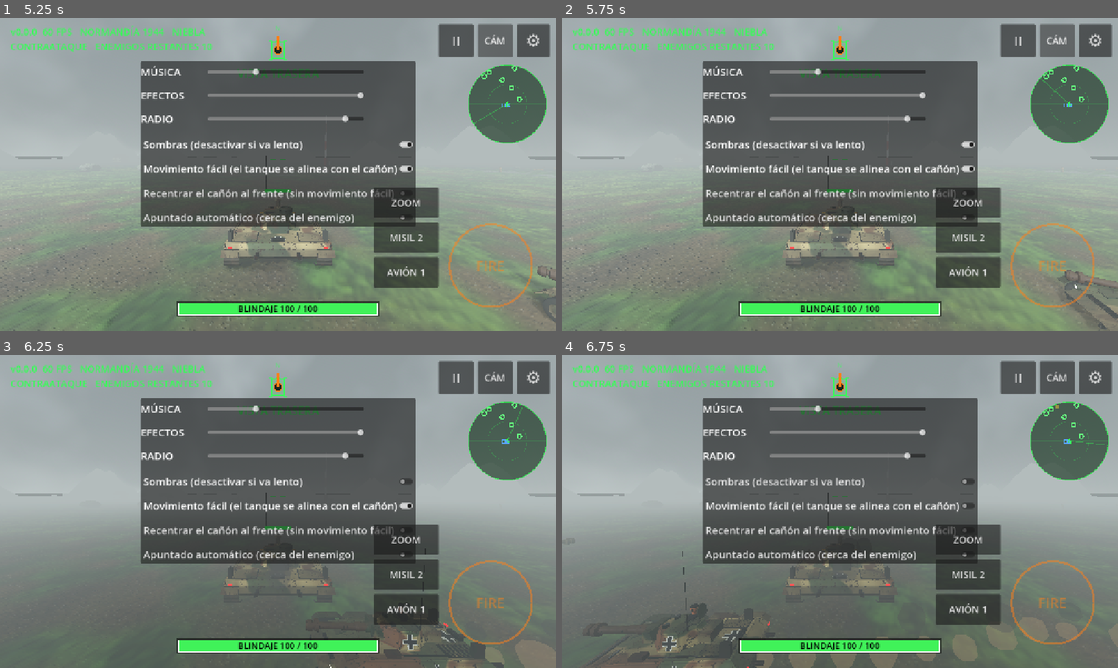
Above: before the commit, frames 1-4 (two rows, left to right).
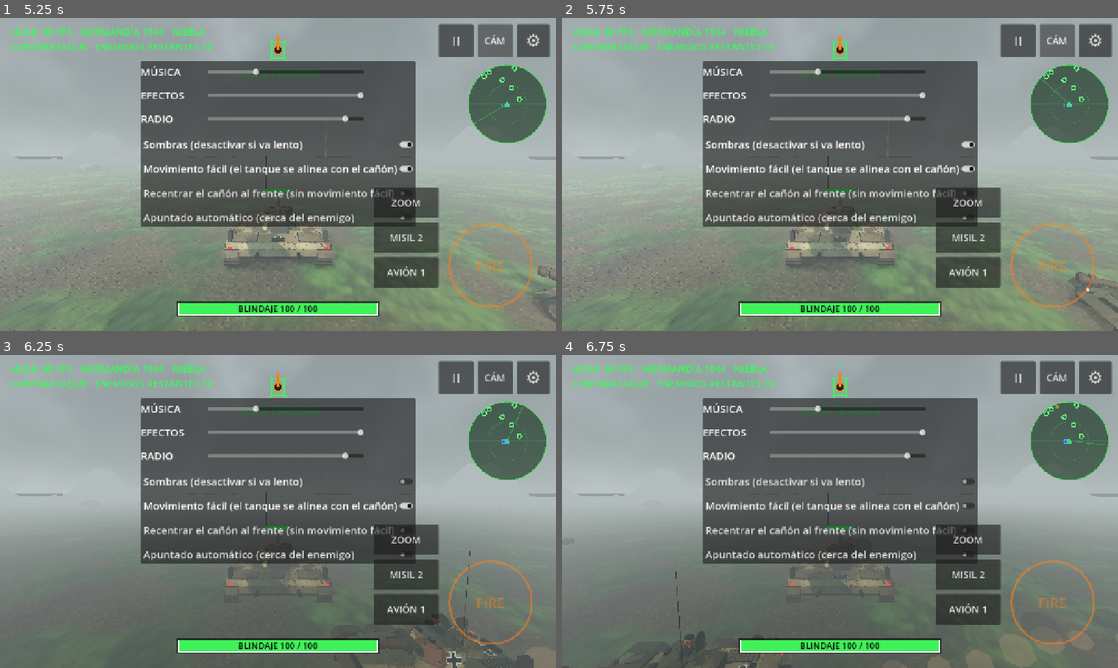
Above: after the commit, the same moments.

Repository: pabloprietorecio-afk/Tank-Ahead
Game: Godot game, scene res://levels/main_menu.tscn
Same seed, same stepped clock (60 frames per second), same inputs: the game is played once before the commit and once after it. Sound files missing from this copy of the repository are replaced by a short silence.
Inputs:
- Up to frame 1 (5.25 s): click "HISTORIA — campañas con misio…" at 0.5 s; click "ALEMANIA — Wehrmacht" at 1.25 s; click "NORMANDÍA 1944 · tu tanque: P…" at 2 s; click "1. CONTRAATAQUE · NORMANDÍA 1…" at 2.75 s; click "▶ COMENZAR" at 3.5 s; click "⚙" at 4.25 s; click "CÁM" at 5 s
- Up to frame 2 (5.75 s): no input
- Up to frame 3 (6.25 s): click "Sombras (desactivar si va len…" at 5.75 s
- Up to frame 4 (6.75 s): click "Movimiento fácil (el tanque s…" at 6.5 s

Frame 1 is identical in both runs. In frame 2, 0.5% of the frame differs, in the area x 89-100%, y 80-100%; in frame 3, 1.7%; in frame 4, 3.0%, in the area x 0-100%, y 62-100%.

Commit message:
IA aliada: rutas sobre un mapa de celdas (NavGrid) en lugar de rodeos improvisados
Co-Authored-By: Claude Fable 5.2 <noreply@anthropic.com>
Claude-Session: https://claude.ai/code/session_01Fzr3mYWBwrxGjaMyEjPYCm

Diff:
--- /dev/null
+++ b/core/components/nav_grid.gd
@@ -0,0 +1,119 @@
+class_name NavGrid
+extends Node3D
+## Mapa del campo de batalla en celdas libres u ocupadas, para que los tanques de la máquina
+## calculen rutas que rodean edificios, setos, colinas y recintos cerrados (AStarGrid2D).
+## Se rellena preguntando a la física qué hay en cada celda y se repasa sin parar, unas pocas
+## filas por fotograma, así que lo que se destruye deja de estorbar al cabo de unos segundos.
+## Los tanques no cuentan como obstáculo aquí: de esquivarlos se ocupa AIBrain.
+
+const HALF: float = 200.0
+const CELL: float = 4.0
+const SIZE: int = 100
+## Holgura alrededor de cada celda: un obstáculo a menos de esta distancia la da por ocupada.
+const MARGIN: float = 1.8
+const WORLD_MASK: int = 1
+
+## Ya se ha recorrido el mapa entero al menos una vez.
+var ready_once: bool = false
+
+var _astar := AStarGrid2D.new()
+var _shape := BoxShape3D.new()
+var _query := PhysicsShapeQueryParameters3D.new()
+var _row: int = 0
+var _tick: int = 0
+
+
+## El mapa de un escenario (lo crea la primera vez que se pide).
+static func of(world: Node) -> NavGrid:
+	var grid: NavGrid = world.get_node_or_null("NavGrid") as NavGrid
+	if grid == null:
+		grid = NavGrid.new()
+		grid.name = "NavGrid"
+		world.add_child(grid)
+	return grid
+
+
+func _init() -> void:
+	_astar.region = Rect2i(0, 0, SIZE, SIZE)
+	_astar.cell_size = Vector2(CELL, CELL)
+	_astar.diagonal_mode = AStarGrid2D.DIAGONAL_MODE_ONLY_IF_NO_OBSTACLES
+	_astar.default_compute_heuristic = AStarGrid2D.HEURISTIC_OCTILE
+	_astar.default_estimate_heuristic = AStarGrid2D.HEURISTIC_OCTILE
+	_astar.update()
+	_shape.size = Vector3(CELL + MARGIN * 2.0, 1.2, CELL + MARGIN * 2.0)
+	_query.shape = _shape
+	_query.collision_mask = WORLD_MASK
+
+
+func _physics_process(_delta: float) -> void:
+	# Primera pasada rápida (medio segundo); después, una fila cada dos fotogramas.
+	var rows: int = 4
+	if ready_once:
+		_tick += 1
+		rows = 1 if _tick % 2 == 0 else 0
+	var space: PhysicsDirectSpaceState3D = get_world_3d().direct_space_state
+	for i in rows:
+		_scan_row(space, _row)
+		_row += 1
+		if _row >= SIZE:
+			_row = 0
+			ready_once = true
+
+
+func _scan_row(space: PhysicsDirectSpaceState3D, row: int) -> void:
+	for column in SIZE:
+		# La caja va de 0,4 a 1,6 m de altura: no toca el suelo y sí todo lo que frena a un tanque.
+		_query.transform = Transform3D(Basis(), cell_center(Vector2i(column, row)) + Vector3.UP)
+		var solid: bool = false
+		for hit in space.intersect_shape(_query, 6):
+			var collider: Object = hit["collider"]
+			if collider is Destructible and (collider as Destructible).crushable:
+				continue
+			solid = true
+			break
+		_astar.set_point_solid(Vector2i(column, row), solid)
+
+
+func cell_of(point: Vector3) -> Vector2i:
+	return Vector2i(clampi(floori((point.x + HALF) / CELL), 0, SIZE - 1), clampi(floori((point.z + HALF) / CELL), 0, SIZE - 1))
+
+
+func cell_center(cell: Vector2i) -> Vector3:
+	return Vector3(-HALF + (cell.x + 0.5) * CELL, 0.0, -HALF + (cell.y + 0.5) * CELL)
+
+
+## Ruta de `from` a `to` como puntos del mundo; el último es el propio destino. Vacía si no
+## hay paso. Si un extremo cae en una celda ocupada se usa la celda libre más cercana.
+func find_path(from: Vector3, to: Vector3) -> PackedVector3Array:
+	var path := PackedVector3Array()
+	var start: Vector2i = _nearest_free(cell_of(from))
+	var goal: Vector2i = _nearest_free(cell_of(to))
+	if start.x < 0 or goal.x < 0:
+		return path
+	for cell: Vector2i in _astar.get_id_path(start, goal):
+		path.append(cell_center(cell))
+	if not path.is_empty():
+		path.append(Vector3(to.x, 0.0, to.z))
+	return path
+
+
+func _nearest_free(cell: Vector2i) -> Vector2i:
+	if not _astar.is_point_solid(cell):
+		return cell
+	var best := Vector2i(-1, -1)
+	var best_distance: int = 999999
+	for radius in range(1, 7):
+		for dx in range(-radius, radius + 1):
+			for dy in range(-radius, radius + 1):
+				if maxi(absi(dx), absi(dy)) != radius:
+					continue
+				var other := cell + Vector2i(dx, dy)
+				if other.x < 0 or other.y < 0 or other.x >= SIZE or other.y >= SIZE or _astar.is_point_solid(other):
+					continue
+				var distance: int = dx * dx + dy * dy
+				if distance < best_distance:
+					best_distance = distance
+					best = other
+		if best.x >= 0:
+			return best
+	return best
--- a/entities/enemies/ai/ai_brain.gd
+++ b/entities/enemies/ai/ai_brain.gd
@@ -20,29 +20,33 @@
 ## Distancia a la que se queda del objetivo al llegar (defensores: patrullan alrededor).
 var objective_radius: float = 6.0
 
-## Navegación con rodeo de obstáculos (la usan los tanques del bando del jugador): palpa el
-## terreno en abanico, toma el rumbo libre más cercano al destino, bordea el obstáculo siempre
-## por el mismo lado y, si aun así se queda clavado, da marcha atrás y prueba por el otro.
+## Navegación con rodeo de obstáculos (la usan los tanques del bando del jugador). Dos capas:
+## una ruta sobre el mapa de celdas (NavGrid), que evita edificios, setos, colinas y callejones
+## sin salida; y, para seguirla, un abanico de rayos que esquiva lo que el mapa no ve (otros
+## tanques, restos, esquinas). Si aun así se queda clavado, da marcha atrás y recalcula.
 var smart_nav: bool = false
 
 const NAV_INTERVAL: float = 0.12
 const NAV_REACH: float = 14.0
-## Desvíos que se prueban respecto al rumbo directo (radianes; positivo = izquierda).
+## Desvíos que se prueban respecto al rumbo deseado (radianes; positivo = izquierda).
 const NAV_ANGLES: Array[float] = [0.4, -0.4, 0.8, -0.8, 1.2, -1.2, 1.65, -1.65, 2.2, -2.2]
 const NAV_SIDE_PENALTY: float = 1.5
+const PATH_INTERVAL: float = 2.5
 const STUCK_CHECK: float = 1.2
 const STUCK_DISTANCE: float = 0.7
 
 var _avoid_sign: float = 1.0
 var _avoid_timer: float = 0.0
 var _retarget_timer: float = 0.0
+var _grid: NavGrid
+var _path := PackedVector3Array()
+var _path_index: int = 0
+var _path_goal: Vector3 = Vector3.INF
+var _path_timer: float = 0.0
 var _nav_timer: float = 0.0
 var _nav_heading: Vector3 = Vector3.ZERO
-## Rumbo directo al destino real (sin contar rodeos).
-var _nav_goal_dir: Vector3 = Vector3.ZERO
 var _nav_blocked: bool = false
-var _nav_blocked_time: float = 0.0
-## Lado por el que está rodeando: +1 izquierda, -1 derecha, 0 ninguno.
+## Lado por el que está esquivando: +1 izquierda, -1 derecha, 0 ninguno.
 var _nav_side: float = 0.0
 var _nav_side_time: float = 0.0
 var _nav_driving: bool = false
@@ -53,8 +57,6 @@
 var _stuck_calm: float = 0.0
 var _reverse_time: float = 0.0
 var _reverse_turn: float = 0.0
-var _detour: Vector3 = Vector3.INF
-var _detour_time: float = 0.0
 ## Veces que ha tenido que desatascarse (para pruebas).
 var unstuck_total: int = 0
 
@@ -210,8 +212,8 @@
 ## queriendo avanzar, ya encarado a su rumbo, y apenas se ha movido del sitio.
 func _nav_tick(delta: float) -> void:
 	_nav_timer -= delta
+	_path_timer -= delta
 	_nav_side_time = maxf(_nav_side_time - delta, 0.0)
-	_detour_time = maxf(_detour_time - delta, 0.0)
 	if _nav_side_time <= 0.0 and not _nav_blocked:
 		_nav_side = 0.0
 	_stuck_calm += delta
@@ -222,25 +224,13 @@
 		_stuck_time = 0.0
 		_stuck_origin = tank.global_position
 		return
-	if not _nav_driving:
+	if not _nav_driving or not _nav_aligned:
+		# Parado a propósito, o girando sobre sí mismo hacia su rumbo: normal que no se desplace.
+		_nav_driving = false
 		_stuck_time = 0.0
 		_stuck_origin = tank.global_position
 		return
 	_nav_driving = false
-	# Tiempo acumulado con el paso cortado (se descuenta despacio cuando lo tiene libre, para
-	# notar también cuando entra y sale una y otra vez del mismo callejón).
-	if _nav_blocked:
-		_nav_blocked_time += delta
-		if _nav_blocked_time > 9.0:
-			_nav_blocked_time = 0.0
-			_pick_lateral_detour()
-	else:
-		_nav_blocked_time = maxf(_nav_blocked_time - delta * 0.5, 0.0)
-	if not _nav_aligned:
-		# Girando sobre sí mismo hacia su rumbo: es normal que no se desplace.
-		_stuck_time = 0.0
-		_stuck_origin = tank.global_position
-		return
 	_stuck_time += delta
 	if _stuck_time < STUCK_CHECK:
 		return
@@ -251,8 +241,7 @@
 		_unstick()
 
 
-## Atascado: marcha atrás girando el morro hacia el lado del rodeo. Cada segundo intento
-## cambia de lado, y al tercero busca un punto despejado por el que dar un rodeo amplio.
+## Atascado: marcha atrás girando el morro hacia un lado (alterna cada dos intentos) y ruta nueva.
 func _unstick() -> void:
 	unstuck_total += 1
 	_stuck_count += 1
@@ -266,55 +255,7 @@
 	# drive_input.x > 0 gira a la derecha; para llevar el morro a la izquierda (+1), negativo.
 	_reverse_turn = -_nav_side * 0.9
 	_nav_timer = 0.0
-	if _stuck_count >= 3:
-		_stuck_count = 0
-		_pick_detour()
-
-
-## Rodeo amplio: el rumbo con más espacio libre alrededor, y hacia allí durante unos segundos.
-func _pick_detour() -> void:
-	var best_free: float = 0.0
-	var best_dir: Vector3 = Vector3.ZERO
-	var start: float = randf() * TAU
-	for i in 10:
-		var dir: Vector3 = Vector3.FORWARD.rotated(Vector3.UP, start + TAU * i / 10.0)
-		var free: float = _clearance(dir, 30.0)
-		if free > best_free:
-			best_free = free
-			best_dir = dir
-	if best_free < 8.0:
-		return
-	_detour = tank.global_position + best_dir * (best_free - 4.0)
-	_detour.x = clampf(_detour.x, -ARENA_LIMIT, ARENA_LIMIT)
-	_detour.z = clampf(_detour.z, -ARENA_LIMIT, ARENA_LIMIT)
-	_detour_time = 7.0
-
-
-## Lleva demasiado rato sin encontrar paso (un callejón, un recinto): se aparta de lado un buen
-## trecho, por donde haya más sitio, para volver a intentarlo desde otro ángulo.
-func _pick_lateral_detour() -> void:
-	if _nav_goal_dir == Vector3.ZERO:
-		return
-	var best_free: float = 0.0
-	var best_dir: Vector3 = Vector3.ZERO
-	for offset: float in [PI * 0.5, -PI * 0.5, 2.1, -2.1, 1.0, -1.0]:
-		var dir: Vector3 = _nav_goal_dir.rotated(Vector3.UP, offset)
-		var free: float = _clearance(dir, 38.0)
-		# Mejor por el lado por el que ya venía rodeando.
-		var value: float = free + (5.0 if signf(offset) == _nav_side else 0.0)
-		if value > best_free:
-			best_free = value
-			best_dir = dir
-			_nav_side = signf(offset)
-	if best_free < 12.0:
-		_pick_detour()
-		return
-	_detour = tank.global_position + best_dir * (minf(best_free, 38.0) - 4.0)
-	_detour.x = clampf(_detour.x, -ARENA_LIMIT, ARENA_LIMIT)
-	_detour.z = clampf(_detour.z, -ARENA_LIMIT, ARENA_LIMIT)
-	_detour_time = 10.0
-	_nav_side_time = 6.0
-	_nav_timer = 0.0
+	_path_timer = 0.0
 
 
 func _drive_smart(point: Vector3, speed: float) -> void:
@@ -322,40 +263,60 @@
 	if _reverse_time > 0.0:
 		tank.drive_input = Vector2(_reverse_turn, -0.8)
 		return
-	var goal: Vector3 = point
-	var direct: Vector3 = point - tank.global_position
-	direct.y = 0.0
-	if direct.length() > 0.5:
-		_nav_goal_dir = direct.normalized()
-	if _detour != Vector3.INF:
-		var left: Vector3 = _detour - tank.global_position
-		left.y = 0.0
-		if _detour_time <= 0.0 or left.length() < 5.0:
-			_detour = Vector3.INF
-		else:
-			goal = _detour
-	var to: Vector3 = goal - tank.global_position
-	to.y = 0.0
-	var dist: float = to.length()
-	if dist < 0.5:
-		tank.drive_input = Vector2.ZERO
-		return
 	if _nav_timer <= 0.0 or _nav_heading == Vector3.ZERO:
 		_nav_timer = NAV_INTERVAL
+		if _path_timer <= 0.0 or _path_goal == Vector3.INF or _path_goal.distance_to(point) > 8.0:
+			_plan_path(point)
+		var to: Vector3 = _path_target(point) - tank.global_position
+		to.y = 0.0
+		var dist: float = to.length()
+		if dist < 0.5:
+			tank.drive_input = Vector2.ZERO
+			return
 		_choose_heading(to / dist, dist)
 	var forward: Vector3 = -tank.global_transform.basis.z
 	var angle: float = forward.signed_angle_to(_nav_heading, Vector3.UP)
 	var turn: float = clampf(-angle * 2.5, -1.0, 1.0)
 	var advance: float = speed * clampf(1.0 - absf(angle) / 0.9, 0.0, 1.0)
 	if _nav_blocked and absf(angle) > 0.45:
-		# Rodeando: primero gira en el sitio hacia el hueco y luego avanza.
+		# Esquivando: primero gira en el sitio hacia el hueco y luego avanza.
 		advance = 0.0
 	_nav_aligned = absf(angle) < 0.5
 	tank.drive_input = Vector2(turn, advance)
 
 
-## Elige el rumbo: el directo si está libre; si no, el desvío más pequeño con paso, con
-## preferencia por seguir rodeando por el mismo lado (para no dudar entre los dos).
+## Calcula la ruta hasta el destino sobre el mapa de celdas (vacía si aún no está listo o no
+## hay paso: entonces va en línea recta, esquivando con los rayos).
+func _plan_path(point: Vector3) -> void:
+	_path_timer = PATH_INTERVAL + randf() * 0.5
+	_path_goal = point
+	_path_index = 0
+	if _grid == null:
+		_grid = NavGrid.of(tank.get_parent())
+	_path = _grid.find_path(tank.global_position, point) if _grid.ready_once else PackedVector3Array()
+
+
+## Punto de la ruta hacia el que conducir ahora: deja atrás los ya alcanzados y ataja hasta el
+## más lejano de los siguientes que tenga a la vista, para no ir haciendo eses de celda en celda.
+func _path_target(point: Vector3) -> Vector3:
+	if _path.is_empty():
+		return point
+	var pos: Vector3 = tank.global_position
+	var last: int = _path.size() - 1
+	while _path_index < last and Vector2(_path[_path_index].x - pos.x, _path[_path_index].z - pos.z).length() < 5.0:
+		_path_index += 1
+	for i in range(mini(_path_index + 5, last), _path_index, -1):
+		var leg: Vector3 = _path[i] - pos
+		leg.y = 0.0
+		var length: float = leg.length()
+		if length < 0.5 or _clearance(leg / length, length) >= length - 0.3:
+			_path_index = i
+			break
+	return _path[_path_index]
+
+
+## Elige el rumbo: el deseado si está libre; si no, el desvío más pequeño con paso, con
+## preferencia por seguir esquivando por el mismo lado (para no dudar entre los dos).
 func _choose_heading(goal_dir: Vector3, dist: float) -> void:
 	var reach: float = NAV_REACH * maxf(tank.stats.body_scale, 1.0)
 	var need: float = minf(reach, dist)
--- a/levels/modes/game_mode.gd
+++ b/levels/modes/game_mode.gd
@@ -170,6 +170,9 @@
 	brain.setup(tank)
 	# Los tanques de nuestro bando rodean los obstáculos y se desatascan solos.
 	brain.smart_nav = team == PLAYER_TEAM
+	if brain.smart_nav:
+		# El mapa de rutas empieza a rellenarse ya, antes de que haga falta.
+		NavGrid.of(world)
 	tank.destroyed.connect(_on_tank_destroyed)
 	return tank
 
